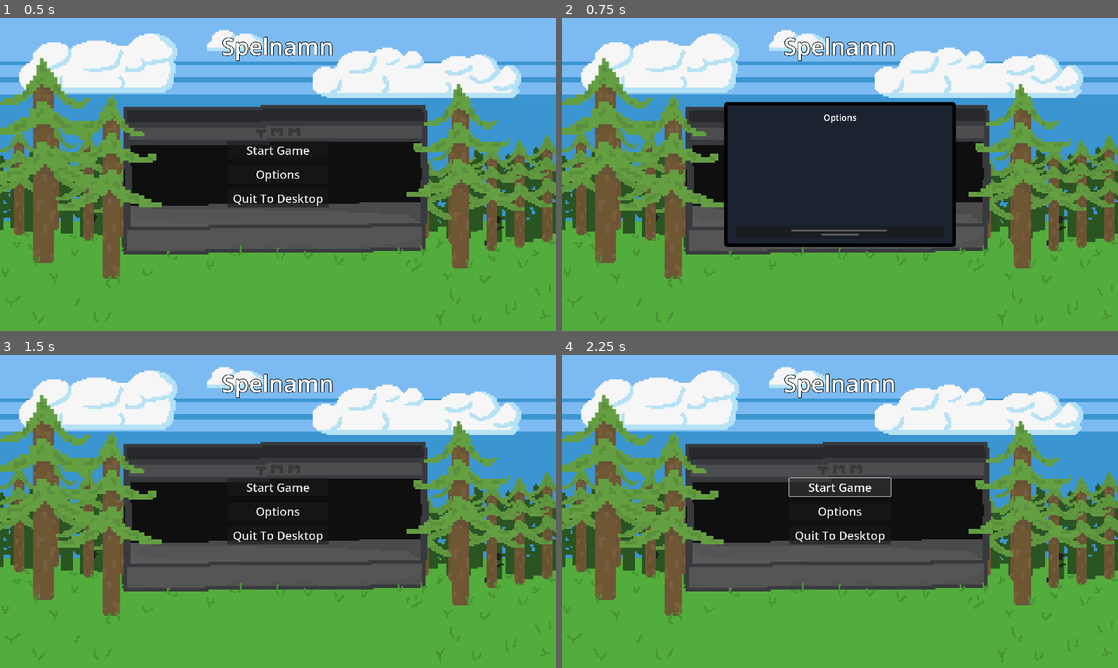
Above: before the commit, frames 1-4 (two rows, left to right).
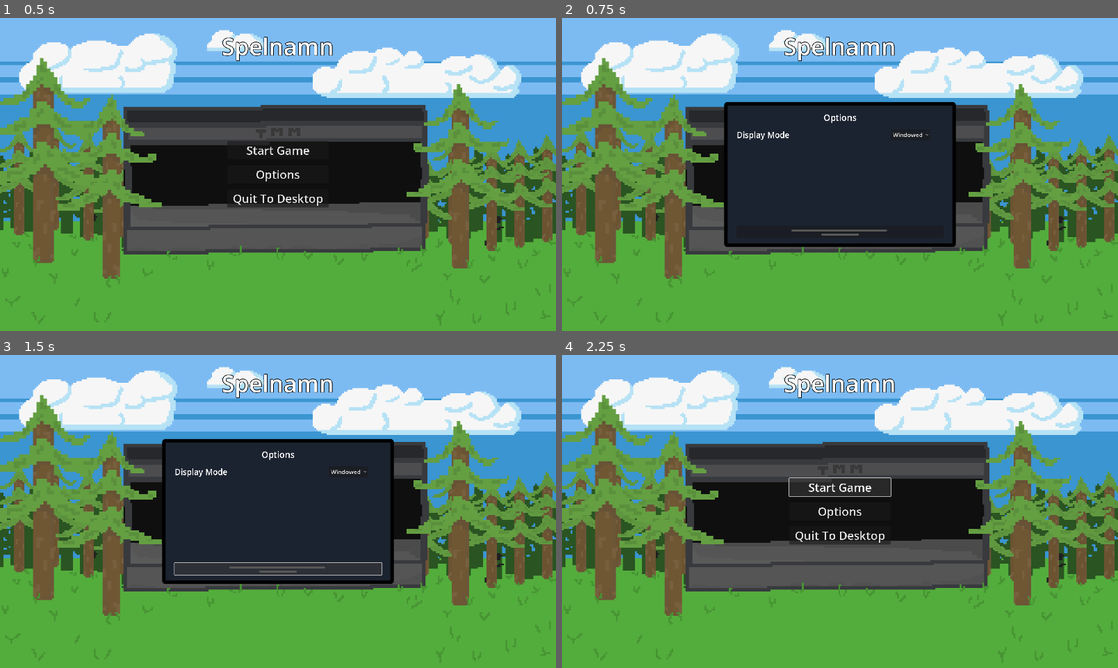
Above: after the commit, the same moments.

Repository: Goldstar32/TMMGame
Game: Godot game, scene res://Scenes/Menus/main_menu.tscn
Two runs of this game, one before a commit and one after it. Both use one fixed random seed, a clock stepped at 60 frames per second and the inputs below.
Inputs (mouse positions are in pixels of both pictures, inside the frame that each line leads up to):
- Up to frame 1 (0.5 s): no input
- Up to frame 2 (0.75 s): click "Options" at 0.5 s
- Up to frame 3 (1.5 s): click (278, 567) at 1.25 s
- Up to frame 4 (2.25 s): click "Start Game" at 2 s

Frame 1 is identical in both runs. In frame 2, 0.1% of the frame differs, in the area x 31-66%, y 36-39%; in frame 3, 17%, in the area x 29-71%, y 26-74%; in frame 4, nothing differs.

Commit message:
Fixar skärmläge knapp i options

Diff:
--- a/Scenes/Menus/main_menu.tscn
+++ b/Scenes/Menus/main_menu.tscn
@@ -12,7 +12,7 @@
 grow_vertical = 2
 script = ExtResource("1_xlphf")
 
-[node name="AudioStreamPlayer2D" type="AudioStreamPlayer2D" parent="."]
+[node name="SFX" type="AudioStreamPlayer2D" parent="."]
 
 [node name="Background" type="TextureRect" parent="."]
 layout_mode = 1
--- a/Scenes/Menus/options_menu.tscn
+++ b/Scenes/Menus/options_menu.tscn
@@ -26,7 +26,7 @@
 size_flags_vertical = 4
 script = ExtResource("1_mwxus")
 
-[node name="AudioStreamPlayer2D" type="AudioStreamPlayer2D" parent="."]
+[node name="SFX" type="AudioStreamPlayer2D" parent="."]
 
 [node name="MenuPanel" type="Panel" parent="."]
 layout_mode = 1
@@ -67,7 +67,34 @@
 text = "Options"
 horizontal_alignment = 1
 
-[node name="Button" type="Button" parent="MenuPanel/MarginContainer/VBoxContainer"]
+[node name="GridContainer" type="GridContainer" parent="MenuPanel/MarginContainer/VBoxContainer"]
+layout_mode = 2
+size_flags_horizontal = 0
+size_flags_vertical = 0
+theme_override_constants/h_separation = 350
+columns = 2
+
+[node name="Display_Mode" type="Label" parent="MenuPanel/MarginContainer/VBoxContainer/GridContainer"]
+layout_mode = 2
+size_flags_horizontal = 0
+size_flags_vertical = 8
+theme_override_font_sizes/font_size = 28
+text = "Display Mode"
+
+[node name="OptionButton" type="OptionButton" parent="MenuPanel/MarginContainer/VBoxContainer/GridContainer"]
+layout_mode = 2
+size_flags_horizontal = 0
+theme_override_font_sizes/font_size = 20
+item_count = 3
+selected = 0
+popup/item_0/text = "Windowed"
+popup/item_0/id = 0
+popup/item_1/text = "Fullscreen"
+popup/item_1/id = 1
+popup/item_2/text = "Borderless"
+popup/item_2/id = 2
+
+[node name="Close" type="Button" parent="MenuPanel/MarginContainer/VBoxContainer"]
 layout_mode = 2
 size_flags_vertical = 10
 mouse_default_cursor_shape = 2
@@ -77,4 +104,5 @@
 icon = ExtResource("1_konqf")
 icon_alignment = 1
 
-[connection signal="button_up" from="MenuPanel/MarginContainer/VBoxContainer/Button" to="." method="_on_button_button_up"]
+[connection signal="item_selected" from="MenuPanel/MarginContainer/VBoxContainer/GridContainer/OptionButton" to="." method="_on_option_button_item_selected"]
+[connection signal="button_up" from="MenuPanel/MarginContainer/VBoxContainer/Close" to="." method="_on_button_button_up"]
--- a/Scripts/Menus/main_menu.gd
+++ b/Scripts/Menus/main_menu.gd
@@ -12,8 +12,8 @@
 
 
 func _on_start_button_up():
-	$AudioStreamPlayer2D.stream = click_sound
-	$AudioStreamPlayer2D.play()
+	$SFX.stream = click_sound
+	$SFX.play()
 
 	#Byt scen till nästa
 	await get_tree().create_timer(0.3).timeout
@@ -21,8 +21,8 @@
 
 
 func _on_quit_button_up():
-	$AudioStreamPlayer2D.stream = click_sound
-	$AudioStreamPlayer2D.play()
+	$SFX.stream = click_sound
+	$SFX.play()
 
 	#Stänger ned programmet
 	await get_tree().create_timer(0.3).timeout
@@ -30,8 +30,8 @@
 
 
 func _on_options_button_up():
-	$AudioStreamPlayer2D.stream = click_sound
-	$AudioStreamPlayer2D.play()
+	$SFX.stream = click_sound
+	$SFX.play()
 
 	#Lägger till optionsscenen till main menu
 	var options = preload("res://Scenes/Menus/options_menu.tscn").instantiate()
--- a/Scripts/Menus/options_menu.gd
+++ b/Scripts/Menus/options_menu.gd
@@ -14,7 +14,18 @@
 
 
 func _on_button_button_up():
-	$AudioStreamPlayer2D.stream = click_sound
-	$AudioStreamPlayer2D.play()
+	$SFX.stream = click_sound
+	$SFX.play()
+	await get_tree().create_timer(0.3).timeout
+	get_tree().root.remove_child(options_menu)
 
-	get_tree().root.remove_child(options_menu)
+
+func _on_option_button_item_selected(index):
+	#Ändrar skärmläge i spelet
+	match index:
+		0:
+			DisplayServer.window_set_mode(DisplayServer.WINDOW_MODE_MAXIMIZED)
+		1:
+			DisplayServer.window_set_mode(DisplayServer.WINDOW_MODE_EXCLUSIVE_FULLSCREEN)
+		2:
+			DisplayServer.window_set_mode(DisplayServer.WINDOW_MODE_WINDOWED)
